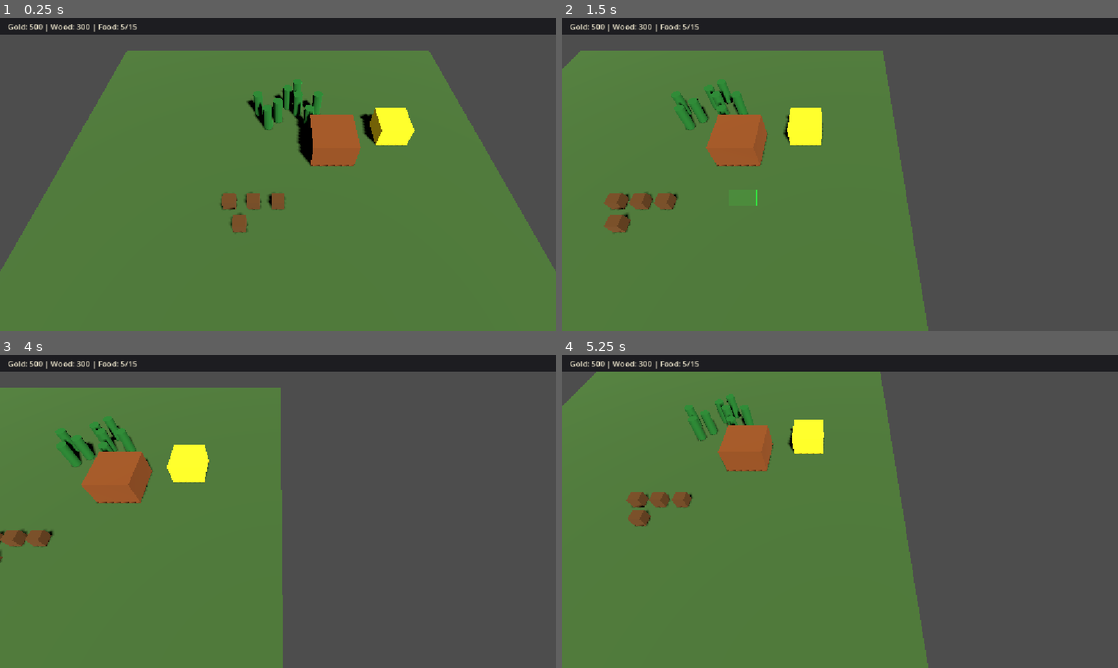
Above: before the commit, frames 1-4 (two rows, left to right).
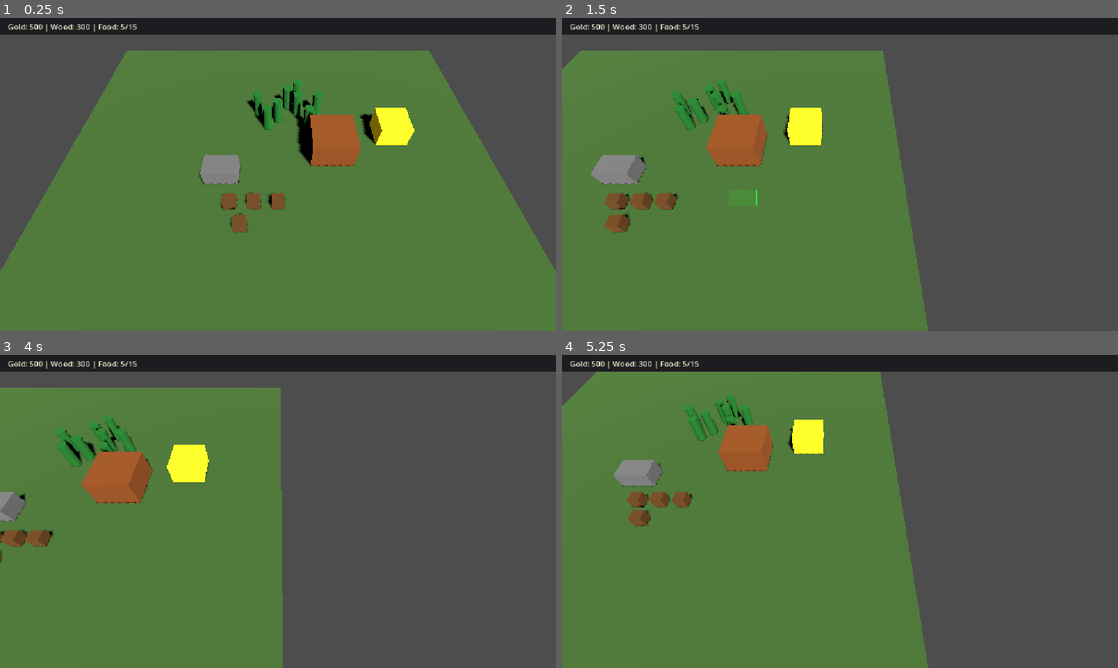
Above: after the commit, the same moments.

Repository: nplvkntx/endless-battle
Game: Godot game, scene res://scenes/main.tscn
The game is run twice, just before and just after one commit, with the same random seed, the same clock (stepped at 60 frames per second) and the same inputs.
Inputs (mouse positions are in pixels of both pictures, inside the frame that each line leads up to):
- Up to frame 1 (0.25 s): no input
- Up to frame 2 (1.5 s): tap Enter at 0.5 s; move the mouse to (962, 158) at 0.52 s; hold Right (ui_right) 0.53-1.25 s; click (962, 158) at 0.67 s; drag from (728, 190) to (812, 237) at 1.27 s
- Up to frame 3 (4 s): tap Space at 2 s; move the mouse to (333, 442) at 2.02 s; hold Right (ui_right) 2.03-2.75 s; drag from (250, 574) to (111, 464) at 2.77 s; move the mouse to (444, 558) at 3.52 s; hold Left (ui_left) from 3.53 s (still down)
- Up to frame 4 (5.25 s): release Left (ui_left) at 4.25 s; drag from (673, 464) to (756, 433) at 4.27 s; move the mouse to (867, 511) at 5.02 s; hold Down (ui_down) from 5.03 s (still down); click (867, 511) at 5.17 s

The runs differ from the first frame. In frame 1, 0.6% of the frame differs, in the area x 35-44%, y 43-54%; in frame 2, 0.8%, in the area x 5-16%, y 43-54%; in frame 3, 0.4%; in frame 4, 0.6%.

Commit message:
TASK-017 Farm placeholder

Diff:
--- /dev/null
+++ b/scenes/buildings/farm.tscn
@@ -0,0 +1,22 @@
+[gd_scene load_steps=5 format=3 uid="uid://c8farmplaceholder"]
+
+[ext_resource type="Script" path="res://scripts/buildings/farm.gd" id="1_farm"]
+
+[sub_resource type="StandardMaterial3D" id="StandardMaterial3D_farm"]
+albedo_color = Color(0.6, 0.6, 0.6, 1)
+
+[sub_resource type="BoxMesh" id="BoxMesh_farm"]
+size = Vector3(3, 1.5, 2)
+
+[sub_resource type="BoxShape3D" id="BoxShape3D_farm"]
+size = Vector3(3, 1.5, 2)
+
+[node name="Farm" type="StaticBody3D" groups=["buildings"]]
+script = ExtResource("1_farm")
+
+[node name="MeshInstance3D" type="MeshInstance3D" parent="."]
+mesh = SubResource("BoxMesh_farm")
+surface_material_override/0 = SubResource("StandardMaterial3D_farm")
+
+[node name="CollisionShape3D" type="CollisionShape3D" parent="."]
+shape = SubResource("BoxShape3D_farm")
--- a/scenes/main.tscn
+++ b/scenes/main.tscn
@@ -8,6 +8,7 @@
 [ext_resource type="PackedScene" path="res://scenes/units/worker.tscn" id="4_worker"]
 [ext_resource type="PackedScene" path="res://scenes/resources/gold_mine.tscn" id="8_gold_mine"]
 [ext_resource type="PackedScene" path="res://scenes/resources/tree.tscn" id="9_tree"]
+[ext_resource type="PackedScene" path="res://scenes/buildings/farm.tscn" id="10_farm"]
 
 [sub_resource type="StyleBoxFlat" id="StyleBoxFlat_resource_bar"]
 bg_color = Color(0.08, 0.08, 0.1, 0.85)
@@ -108,6 +109,9 @@
 [node name="CollisionShape3D" type="CollisionShape3D" parent="CommandCenter"]
 shape = SubResource("BoxShape3D_command_center")
 
+[node name="Farm" parent="." instance=ExtResource("10_farm")]
+transform = Transform3D(1, 0, 0, 0, 1, 0, 0, 0, 1, -5, 0.75, 0)
+
 [node name="GoldMine" parent="." instance=ExtResource("8_gold_mine")]
 transform = Transform3D(1, 0, 0, 0, 1, 0, 0, 0, 1, 11, 1, -5)
 
--- /dev/null
+++ b/scripts/buildings/farm.gd
@@ -0,0 +1,4 @@
+class_name Farm
+extends Building
+
+## Placeholder farm building used for early 3D scene testing.
Not shown, added: scripts/buildings/farm.gd.uid
